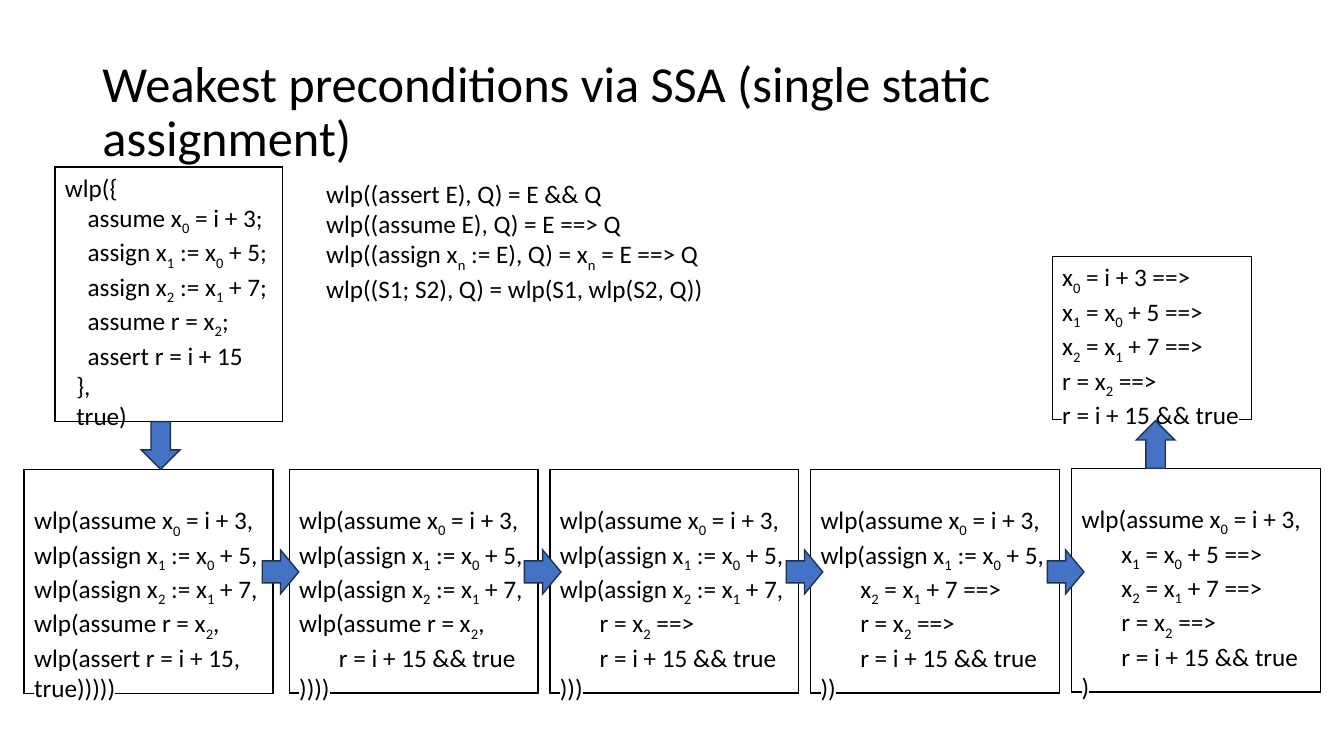
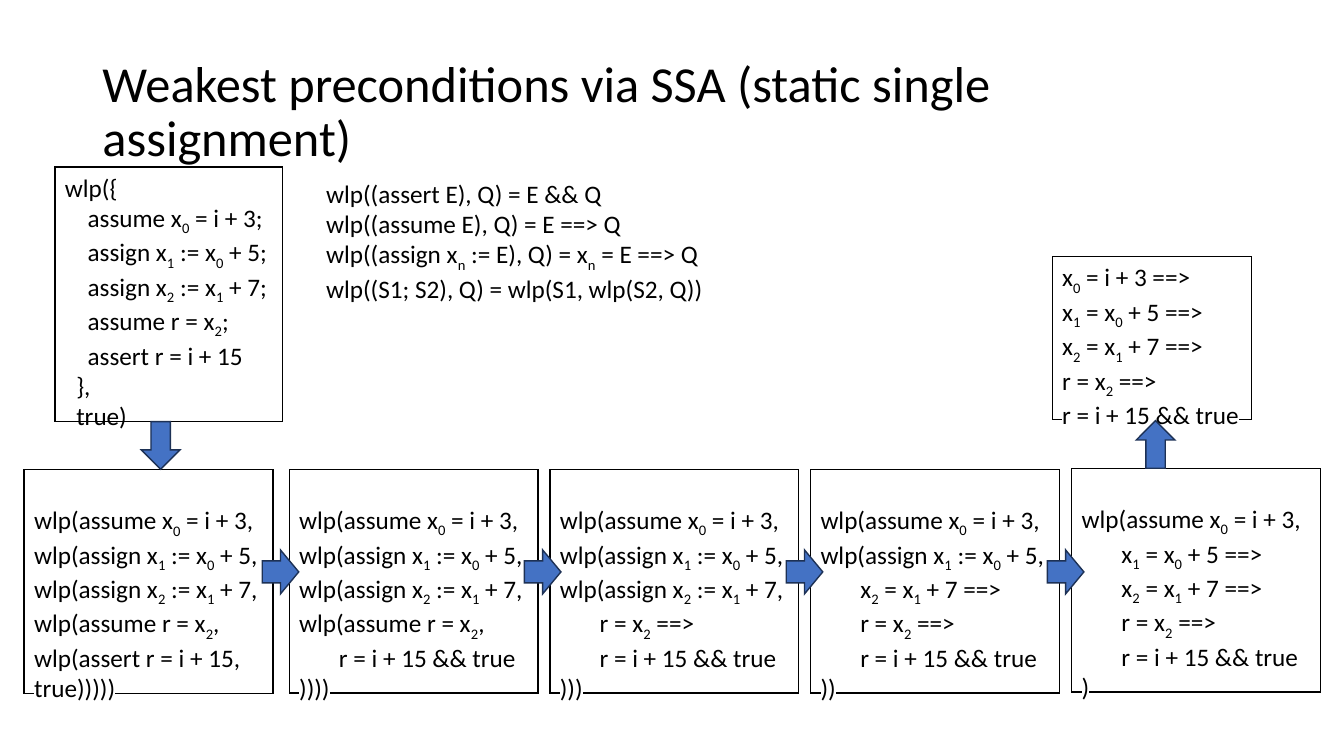
Before and after one commit to verus-lang/event-sites, a slide deck: slide 15 of 2026-summer-formal/slides/summer-school-formal-verus.pptx. Drawn at 1344x756 pixels with LibreOffice and Linux fonts; fonts in the diff are those of the drawing. Boxes give left, top, right and bottom in pixels: in the first picture for what was removed or moved away, otherwise in the second. Text is boxed around its words. In the diff, an @@ line names an element or a change of style, - is before the commit and + after.

```diff
--- a/2026-summer-formal/slides/summer-school-formal-verus.pptx
+++ b/2026-summer-formal/slides/summer-school-formal-verus.pptx
@@ title at <box>102,65,990,168</box>: text changed @@
-Weakest preconditions via SSA (single static assignment)
+Weakest preconditions via SSA (static single assignment)
```
Also in this commit, not shown: 12 other slides changed, 1 slide added, 1 slide removed, 1 other file.
